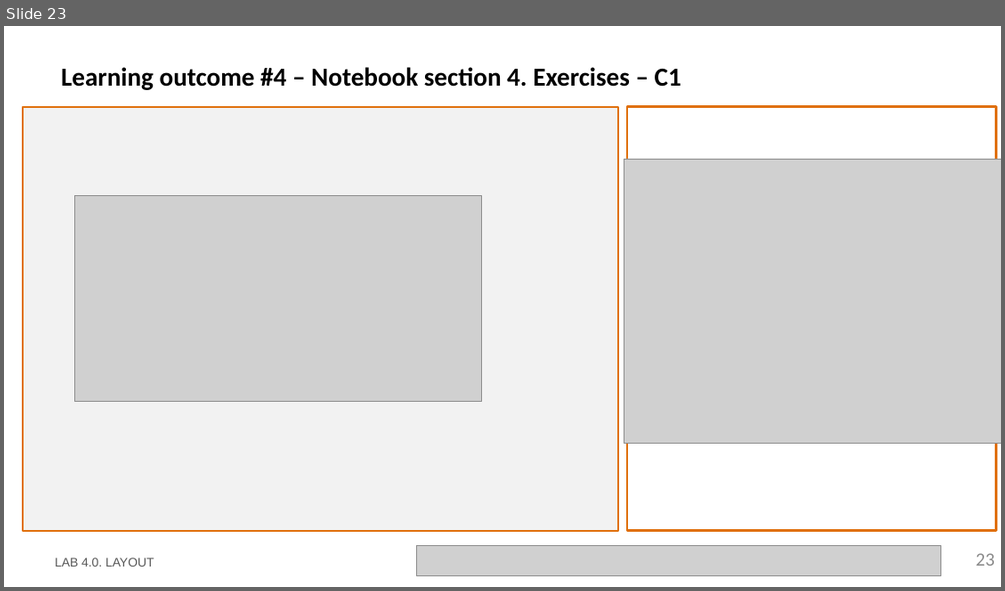
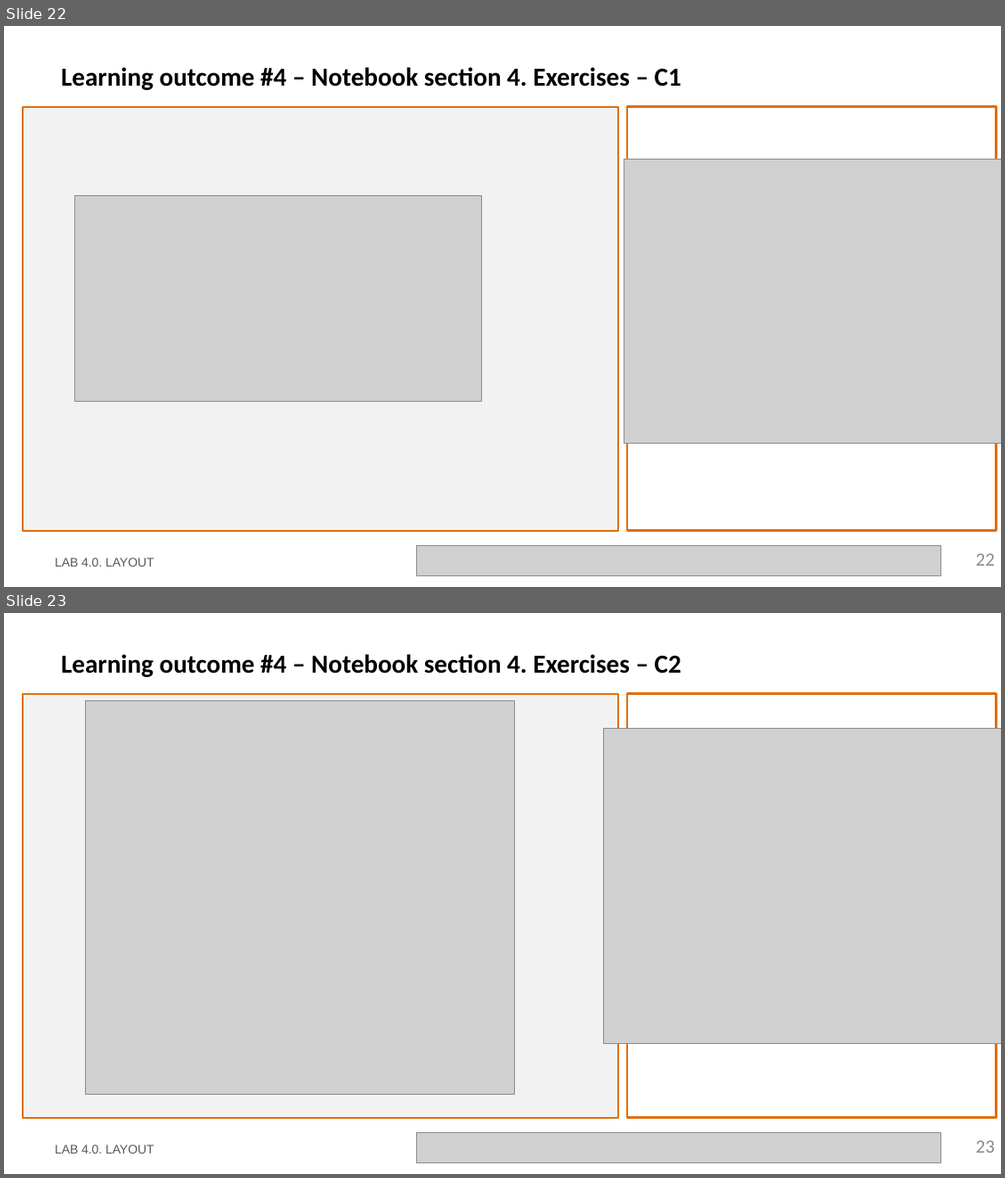
Before and after one commit to agonlop1/cifoin-lab4, a slide deck: LabBook_40.pptx. Shown one above the other, each under a label of ours: slide 23 before the commit, slides 22 and 23 after it. The pictures are 1005x591 and 1005x1178 pixels, drawn with LibreOffice and Linux fonts; fonts in the diff are those of the drawing; grey boxes stand for pictures; background and template pictures are left out. Boxes give left, top, right and bottom in pixels: in the first picture for what was removed or moved away, otherwise in the second. Text is boxed around its words. In the diff, an @@ line names an element or a change of style, - is before the commit and + after.

```diff
--- a/LabBook_40.pptx
+++ b/LabBook_40.pptx
@@ slide 23 added at (4, 613, 1001, 1174), background #FFFFFF @@
@@ title added at (61, 654, 681, 677), 25 pt, text #000000, bold @@
+Learning outcome #4 – Notebook section 4. Exercises – C2
@@ rectangle added at (23, 694, 618, 1118), fill #F2F2F2, outline #E0700D 2.25 pt @@
@@ picture added at (85, 700, 515, 1094) @@
@@ rectangle added at (627, 694, 995, 1118), outline #E0700D 2.25 pt @@
@@ picture added at (603, 728, 1001, 1043) @@
@@ text added at (55, 1144, 154, 1153), 12 pt, text #585858 @@
+LAB 4.0. LAYOUT
@@ picture added at (417, 1133, 941, 1163) @@
@@ page number added at (976, 1140, 995, 1152), 18 pt, text #8C8C8C @@
+23
@@ what was slide 23 is now slide 22 @@
@@ page number at (976, 553, 995, 565): text changed @@
-23
+22
```
Also in this commit, not shown: 1 other file.
